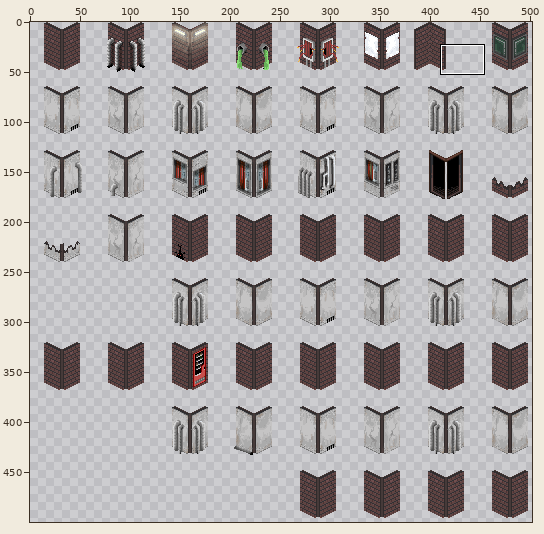
Sprite sheet -- src/resources/tilesetWalls32.gif. The picture above shows the old version from afar; the outline marks the close-up.
Close-up. Before the edit:
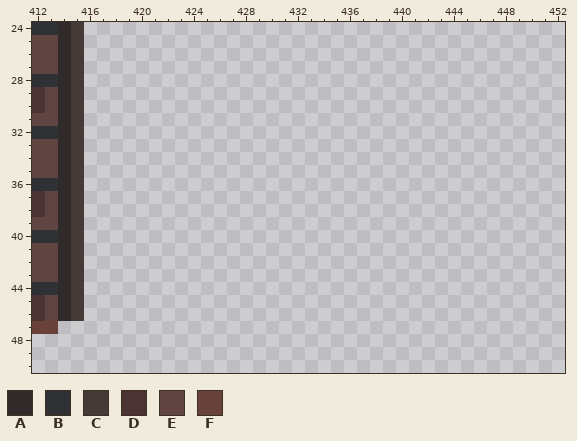
The file is 512x512 pixels. Colours within 5 levels of each other are drawn and written as one. Shown: x 412..452, y 24..50. The wide view leaves out empty margins. The commit also changed other parts of the picture, which this record leaves out.
Palette (. is transparent): A #302a2a  B #303135  C #463a39  D #4c3333  E #5f4442  F #68423a
Pixels before, first column x 412:
24 BBAC
25 EEAC
26 EEAC
27 EEAC
28 BBAC
29 DEAC
30 DEAC
31 EEAC
32 BBAC
33 EEAC
34 EEAC
35 EEAC
36 BBAC
37 DEAC
38 DEAC
39 EEAC
40 BBAC
41 EEAC
42 EEAC
43 EEAC
44 BBAC
45 DEAC
46 DEAC
47 FF..
The result:
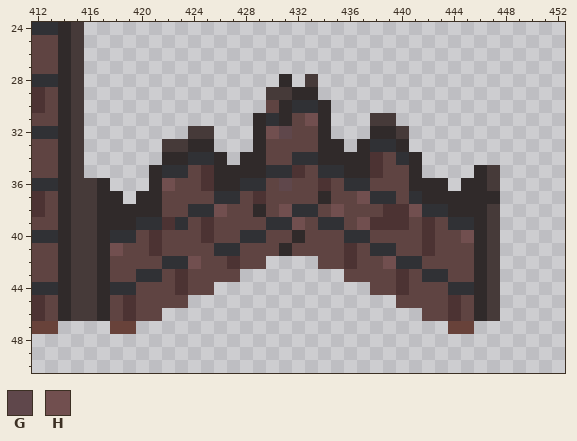
Colours new in this view: G #5f474b  H #714f4f
What changed:
y 28: x 431 . -> A; x 433 . -> C
y 29: x 430..433 .... -> CCAA
y 30: x 430..434 ..... -> EABBA
y 31: x 429..434 ...... -> ABAEHA; x 438..439 .. -> CC
y 32: x 424..425 .. -> CC; x 429..434 ...... -> AHGEEA; x 438..440 ... -> AAC
y 33: x 422..425 .... -> CCAA; x 429..435 ....... -> AEEEEAA; x 437..440 .... -> ABBA
y 34: x 422..426 ..... -> AABBA; x 428..441 .............. -> AAEEBBAAAADEBA
y 35: x 421..441 ..................... -> ABBEDAAAABBDEBBAADEEA; x 446..447 .. -> AC
y 36: x 416..417 .. -> CA; x 421..443 ....................... -> AHEEDAABBEGEEDEBBEEEAAA; x 445..447 ... -> AAC
y 37: x 416..418 ... -> CAA; x 420..447 ............................ -> AAEEEEBBEDEEEEAEEHBBEBAAAAAA
y 38: x 416..447 ................................ -> CAAAAAEEBBHEEAEHBBEHEEEDDHBBAAAC
y 39: x 416..447 ................................ -> CAAABBDBEDEEEEBBHEBBEHDDDEDEBBAC
y 40: x 416..447 ................................ -> CABBEDEEEDEEBBEEAEEEBBEEEEDEEHAC
y 41: x 416..447 ................................ -> CAHEEDEEEEBBEEEAEEEEDEBBEEDEEEAC
y 42: x 416..429 .............. -> CAEEEEBBHEEDEE; x 434..447 .............. -> EEDEEHBBEEEEAC
y 43: x 416..427 ............ -> CAEEBBEDEEEE; x 436..447 ............ -> EEEEDEBBEEAC
y 44: x 416..425 .......... -> CABBEEEDEE; x 438..447 .......... -> EEDEEEBBAC
y 45: x 416..423 ........ -> CAEDEEEE; x 440..447 ........ -> EEEEDEAC
y 46: x 416..421 ...... -> CAEDEE; x 442..447 ...... -> EEDEAC
y 47: x 418..419 .. -> FF; x 444..445 .. -> FF
Changed places in both close-ups, as pixel boxes (x1, y1, x2, y2):
added: (84, 74, 500, 334)
